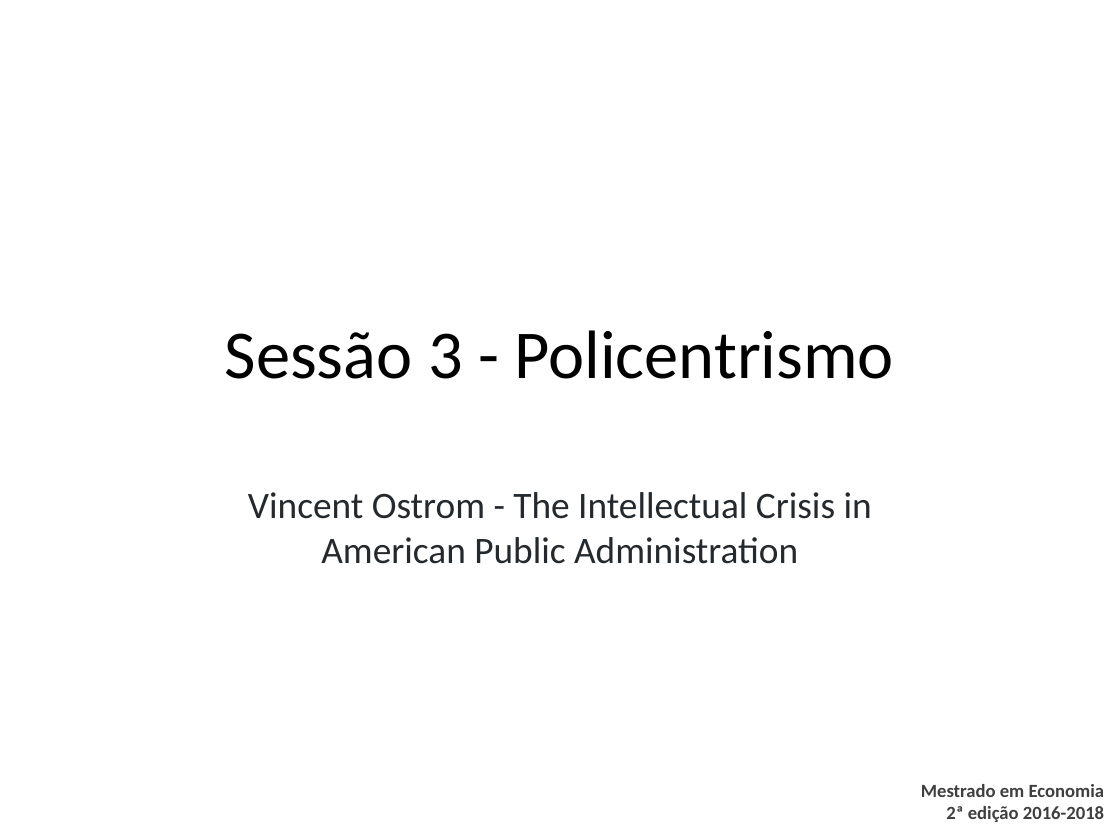
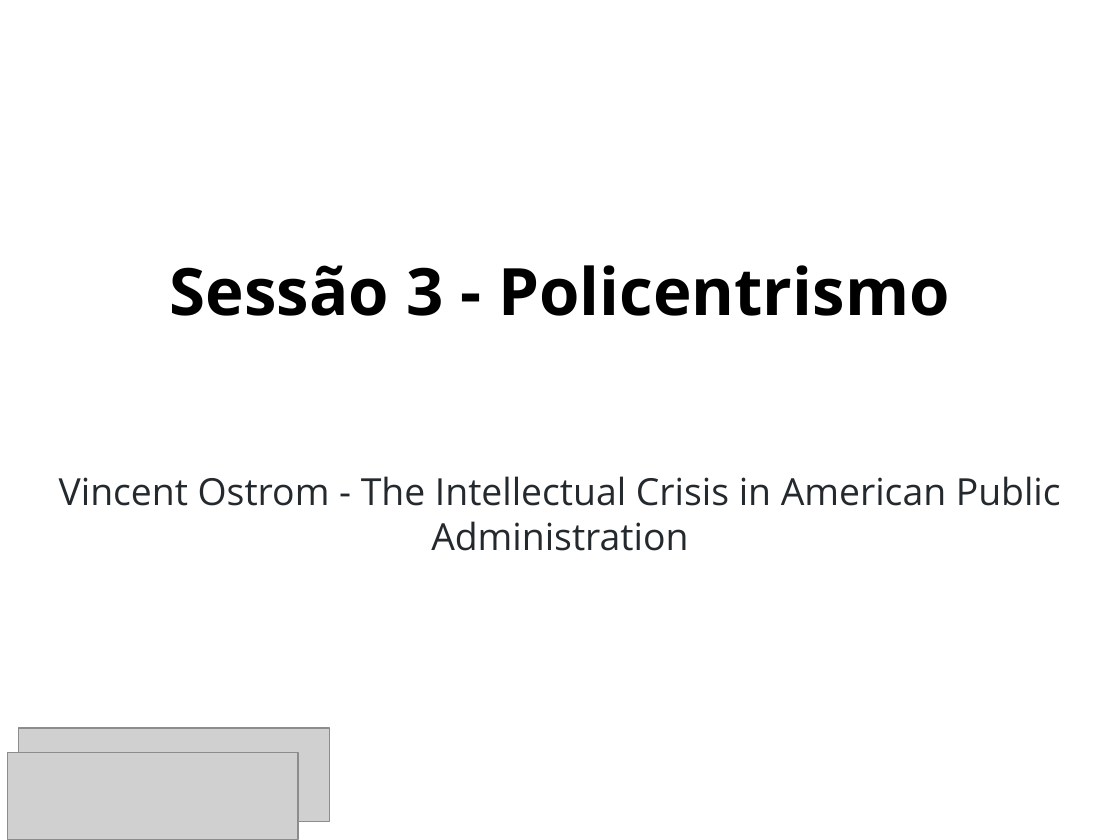
Before and after one commit to danilofreire/omma, a slide deck: slide 1 of sessoes-03-04/sessao-03.pptx. Drawn at 1120x840 pixels with LibreOffice and Linux fonts; fonts in the diff are those of the drawing; grey boxes stand for pictures; background and template pictures are left out. Boxes give left, top, right and bottom in pixels: in the first picture for what was removed or moved away, otherwise in the second. Text is boxed around its words. In the diff, an @@ line names an element or a change of style, - is before the commit and + after.

```diff
--- a/sessoes-03-04/sessao-03.pptx
+++ b/sessoes-03-04/sessao-03.pptx
@@ title "Sessão 3 - Policentrismo": place and size @@
-title "Sessão 3 - Policentrismo" at (225,330,894,379)
+title "Sessão 3 - Policentrismo" at (170,265,949,316)
@@ title "Sessão 3 - Policentrismo" at (170,265,949,316): size 44 to 42 pt, font Calibri to Open Sans, bold on @@
@@ subtitle "Vincent Ostrom - The Intellectual ...": place and size @@
-subtitle "Vincent Ostrom - The Intellectual ..." at (248,492,872,564)
+subtitle "Vincent Ostrom - The Intellectual ..." at (59,476,1061,551)
@@ subtitle "Vincent Ostrom - The Intellectual ..." at (59,476,1061,551): font Calibri to Open Sans @@
@@ picture added at (19,728,329,821) @@
@@ picture added at (7,753,298,840) @@
@@ text removed at (921,784,1105,822) @@
-Mestrado em Economia
-2ª edição 2016-2018
```
Also in this commit, not shown: 13 other slides changed, 36 other files.
